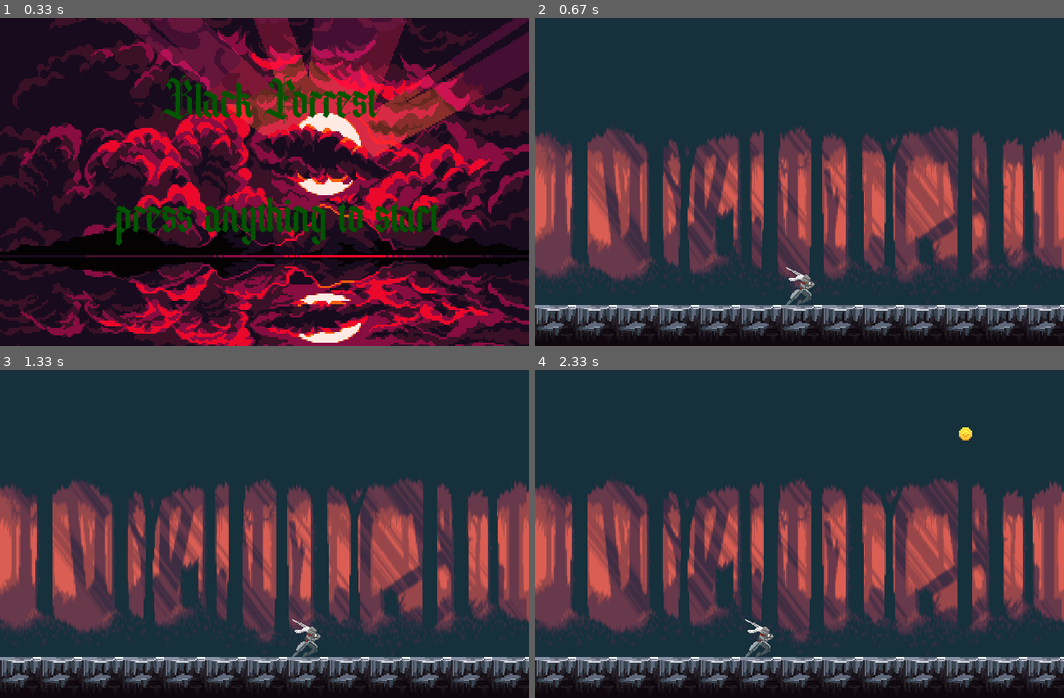
Above: before the commit, frames 1-4 (two rows, left to right).
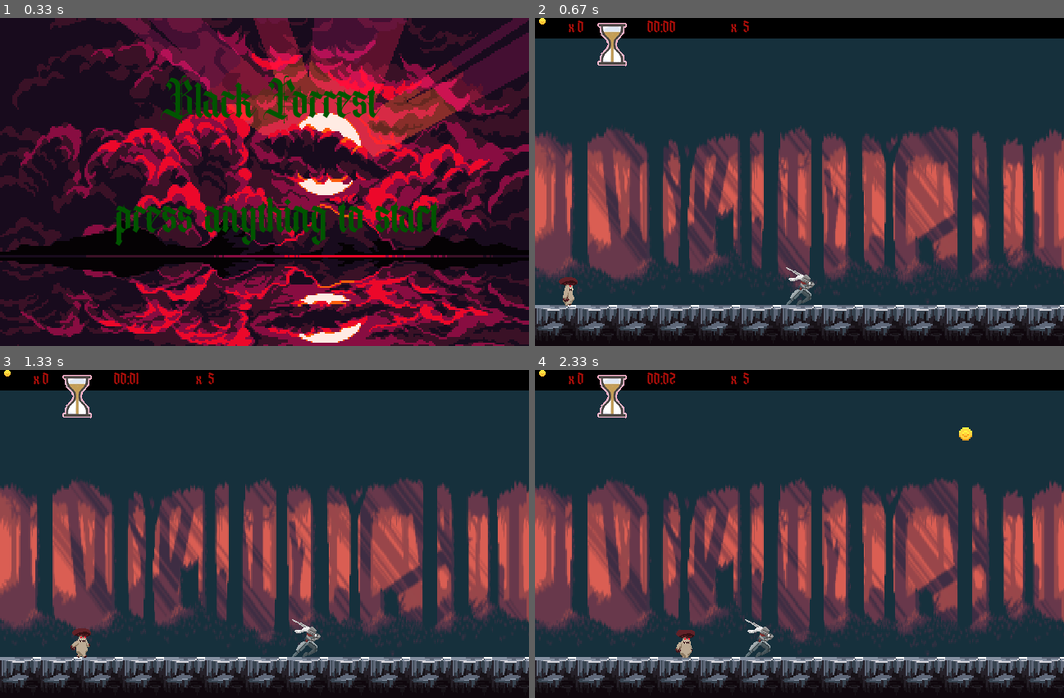
Above: after the commit, the same moments.

Repository: git21git/ProjectPyGame
Game: pygame game, started from Game_Alex.py
Same seed, same stepped clock (60 frames per second), same inputs: the game is played once before the commit and once after it.
Inputs:
- Up to frame 1 (0.33 s): no input
- Up to frame 2 (0.67 s): hold Right from 0.33 s (still down)
- Up to frame 3 (1.33 s): release Right at 0.8 s; hold Up 0.83-1.13 s; hold Right from 1.17 s (still down)
- Up to frame 4 (2.33 s): release Right at 1.63 s; hold Left 1.67-2.2 s; hold Left from 2.23 s (still down)

Frame 1 is identical in both runs. In frame 2, 6.7% of the frame differs, in the area x 0-100%, y 0-88%; in frame 3, 6.8%; in frame 4, 6.8%.

Commit message:
Коммит от Александра: Добавлен Монстрик "Mushroom", который ходит бродит справа-налево, слева-направо + множество картинок, перенес свой шрифт в папку BlackForrest

Diff:
--- a/Game_Alex.py
+++ b/Game_Alex.py
@@ -16,7 +16,7 @@
 
     fon = pygame.transform.scale(load_image('font_start.png'), (WIDTH, HEIGHT))
     screen.blit(fon, (0, 0))
-    font = pygame.font.Font("SilafejiraRegular.otf", 60)
+    font = pygame.font.Font("data/BlackForrest/SilafejiraRegular.otf", 60)
     text_coord = 60
     for line in intro_text:
         string_rendered = font.render(line, 1, pygame.Color(0, 85, 0))
@@ -45,8 +45,8 @@
 
 def build_level():
     for i in range(13):
-        print(i)
         Tile("block", i, 7)
+    Mushroom()
 
 
 def load_image(name, colorkey=None):
@@ -66,9 +66,46 @@
     return image
 
 
+def draw_mini_text(text, color, pos):
+
+    font = pygame.font.Font("data/BlackForrest/SilafejiraRegular.otf", 20)
+    x, y = pos
+    text = font.render(text, True, color)
+    screen.blit(text, (x - text.get_width() // 2, y - text.get_height() // 2))
+
+
+class AnimatedSprite(pygame.sprite.Sprite):
+    """Класс анимации для спрайтов"""
+
+    def __init__(self, sheet, columns, rows, x, y, group, t):
+        super().__init__(group)
+        self.count_iteration = 0
+        self.timer = t
+        self.frames = []
+        self.group = group
+        self.cut_sheet(sheet, columns, rows)
+        self.cur_frame = 0
+        self.image = self.frames[self.cur_frame]
+        self.rect = self.rect.move(x, y)
+
+    def cut_sheet(self, sheet, columns, rows):
+        self.rect = pygame.Rect(0, 0, sheet.get_width() // columns, sheet.get_height() // rows)
+        for j in range(rows):
+            for i in range(columns):
+                frame_location = (self.rect.w * i, self.rect.h * j)
+                self.frames.append(sheet.subsurface(pygame.Rect(frame_location, self.rect.size)))
+
+    def update(self):
+        self.count_iteration += 1
+        if self.count_iteration % self.timer == 0:
+            self.cur_frame = (self.cur_frame + 1) % len(self.frames)
+            self.image = self.frames[self.cur_frame]
+
+
 size = WIDTH, HEIGHT = 645, 400
 tile_size = 50
 score_coins = 0
+XP = 5
 onGround = False
 jump = False
 screen = pygame.display.set_mode(size)
@@ -77,13 +114,22 @@
 
 tile_images = {
     'block': load_image('block.png'),
-    'mushroom': load_image('Mushroom_1_pos.png', colorkey=-1),
     'eye': load_image('Eye_1_pos.png', colorkey=-1),
     'hero': load_image("Hero3_1_pos.png", colorkey=-1)
 }
 
 coin_images = [load_image("Coin_1_pos.png", colorkey=-1), load_image("Coin_2_pos.png", colorkey=-1),
                load_image("Coin_3_pos.png", colorkey=-1), load_image("Coin_4_pos.png", colorkey=-1)]
+
+mushroom_images = [load_image("Mushroom_1_pos.png", colorkey=-1), load_image("Mushroom_2_pos.png", colorkey=-1),
+                   load_image("Mushroom_3_pos.png", colorkey=-1), load_image("Mushroom_4_pos.png", colorkey=-1),
+                   load_image("Mushroom_5_pos.png", colorkey=-1), load_image("Mushroom_6_pos.png", colorkey=-1),
+                   load_image("Mushroom_7_pos.png", colorkey=-1), load_image("Mushroom_8_pos.png", colorkey=-1)]
+
+mushroom_reverse_images = [load_image("m_Mushroom_1_pos.png", colorkey=-1), load_image("m_Mushroom_2_pos.png", colorkey=-1),
+                           load_image("m_Mushroom_3_pos.png", colorkey=-1), load_image("m_Mushroom_4_pos.png", colorkey=-1),
+                           load_image("m_Mushroom_5_pos.png", colorkey=-1), load_image("m_Mushroom_6_pos.png", colorkey=-1),
+                           load_image("m_Mushroom_7_pos.png", colorkey=-1), load_image("m_Mushroom_8_pos.png", colorkey=-1)]
 
 # hero_image = load_image("Hero3_1_pos.png", colorkey=-1)
 
@@ -94,8 +140,11 @@
 tiles_group = pygame.sprite.Group()
 block_group = pygame.sprite.Group()
 coins_group = pygame.sprite.Group()
+menu_group = pygame.sprite.Group()
 mushroom_group = pygame.sprite.Group()
 flying_eye = pygame.sprite.Group()
+coins = AnimatedSprite(load_image("Coin-Sheet.png", colorkey=-1), 4, 1, 5, 0, menu_group, 9)
+clocks = AnimatedSprite(load_image("clocks.png", colorkey=-1), 7, 2, tile_size + 12, 0, menu_group, 6)
 
 
 # exit_group = pygame.sprite.Group()
@@ -127,8 +176,6 @@
 
         if tile_type == 'block':  # Нужно для того, чтобы монетки, падая, пропадали
             self.add(block_group, tiles_group, all_sprites)
-        elif tile_type == 'mushroom':
-            self.add(mushroom_group, tiles_group, all_sprites)
         elif tile_type == 'eye':
             self.add(flying_eye, tiles_group, all_sprites)
         else:
@@ -158,7 +205,6 @@
         onGround = True
 
     def move_down(self):  # Потом обязательно удалю :3
-        print(self.rect.y)
         self.rect = self.rect.move(0, +50)
 
     def move_left(self):
@@ -173,6 +219,11 @@
         else:
             global onGround
             onGround = False
+
+    def update(self, *args):
+        if pygame.sprite.spritecollideany(self, mushroom_group):
+            global XP
+            XP = 0
 
 
 class Coins(pygame.sprite.Sprite):
@@ -200,8 +251,46 @@
             score_coins += 1
             self.kill()
 
+        if pygame.sprite.spritecollideany(self, mushroom_group):
+            self.kill()
+
         if pygame.sprite.spritecollideany(self, block_group):
+            global XP
+            XP -= 1
             self.kill()
+
+
+class Mushroom(pygame.sprite.Sprite):
+
+    def __init__(self):
+        super().__init__()
+        self.image = mushroom_images[0]
+        # self.image = AnimatedSprite("Mushroom_sheet.png", 8, 1, self.rect.x, HEIGHT - 100, mushroom_group, 10)
+        self.rect = self.image.get_rect()
+        self.rect.x = 1
+        self.rect.y = HEIGHT - 85
+        self.counter = 0
+        self.add(mushroom_group, all_sprites)
+
+    def update(self, *args):
+        # self.rect = self.rect.move(+1, 0)
+        if self.rect.x % 10 == 0:
+            self.counter += 1
+            if self.image in mushroom_images:
+                self.image = mushroom_images[self.counter % 8]
+            elif self.image in mushroom_reverse_images:
+                self.image = mushroom_reverse_images[self.counter % 8]
+        if self.rect.x < WIDTH - 25 and self.image in mushroom_images:
+            self.rect = self.rect.move(+1, 0)
+        elif self.rect.x < WIDTH - 25 and self.image in mushroom_reverse_images and self.rect.x > 0:
+            self.rect = self.rect.move(-1, 0)
+        elif self.rect.x >= WIDTH - tile_size and self.image in mushroom_images:
+            self.image = mushroom_reverse_images[self.counter % 8]
+            self.rect = self.rect.move(-1, 0)
+        elif self.rect.x <= 0 and self.image in mushroom_reverse_images:
+            self.image = mushroom_images[self.counter % 8]
+            self.rect = self.rect.move(+1, 0)
+
 
 
 class Border(pygame.sprite.Sprite):
@@ -268,10 +357,16 @@
         if score_time % 100 == 0:  # Можно использовать как уровень сложности, типо число поменять на 50, если уровень
             #  действительно сложный!
             Coins()
-            print(score_time)
+            # print(score_time)
 
         screen.fill(pygame.Color("black"))
         all_sprites.draw(screen)
+        pygame.draw.rect(screen, (0, 0, 0), (0, 0, WIDTH, tile_size // 2))
+        draw_mini_text(f'x {score_coins}', (184, 15, 10), (tile_size, 12))
+        time = f'{str(score_time // 3600).rjust(2, "0")}:{str(score_time % 3600 // 60).rjust(2, "0")}'
+        draw_mini_text(f'  {time}', (184, 15, 10), (tile_size * 3, 12))
+        draw_mini_text(f'x  {XP}', (184, 15, 10), (tile_size * 5, 12))
+        menu_group.draw(screen)
         pygame.display.flip()
         clock.tick(fps)
     pygame.quit()
Binary file added: data/BlackForrest/Coin-Sheet.png
Binary file changed: data/BlackForrest/Mushroom_1_pos.png
Binary file added: data/BlackForrest/Mushroom_2_pos.png
Binary file added: data/BlackForrest/Mushroom_3_pos.png
Binary file added: data/BlackForrest/Mushroom_4_pos.png
Binary file added: data/BlackForrest/Mushroom_5_pos.png
Binary file added: data/BlackForrest/Mushroom_6_pos.png
Binary file added: data/BlackForrest/Mushroom_7_pos.png
Binary file added: data/BlackForrest/Mushroom_8_pos.png
Binary file added: data/BlackForrest/Mushroom_sheet.png
Binary file added: data/BlackForrest/Mushroom_sheet_zerkalo.png
Renamed: SilafejiraRegular.otf -> data/BlackForrest/SilafejiraRegular.otf
(and 9 more such lines)
